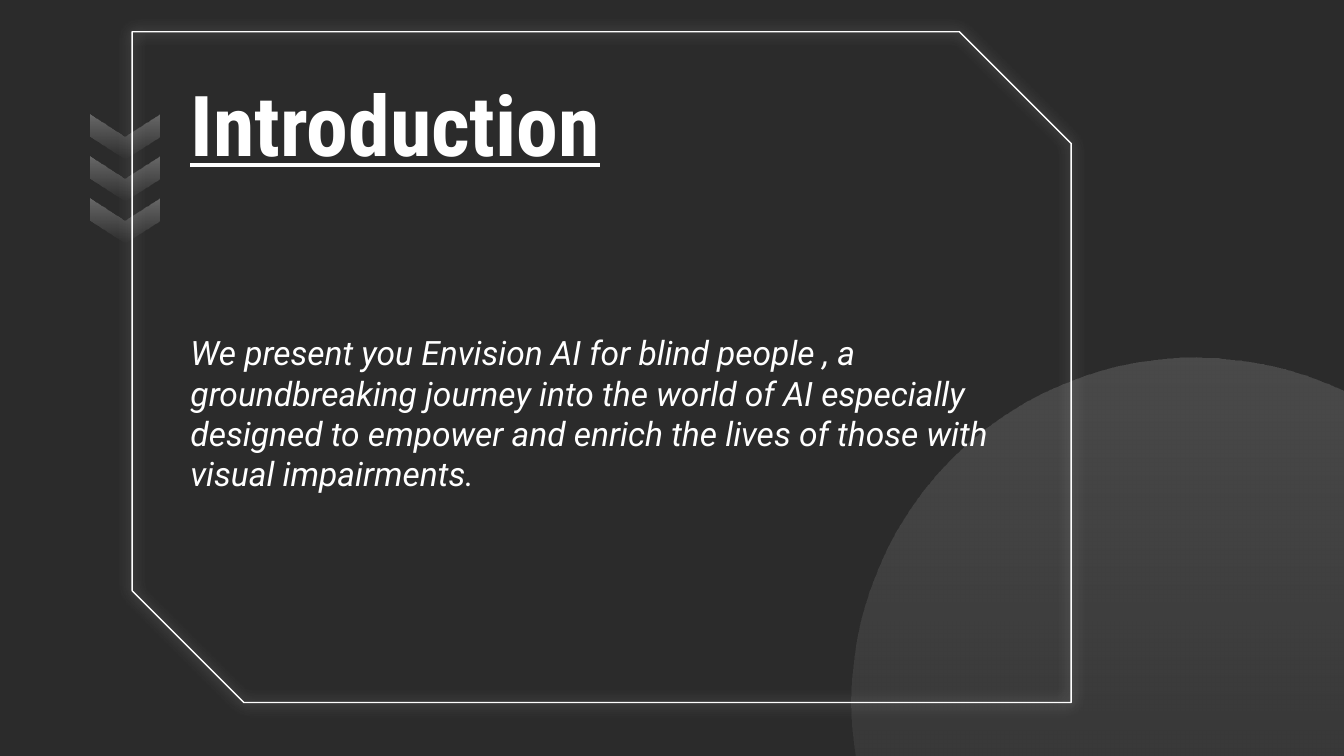
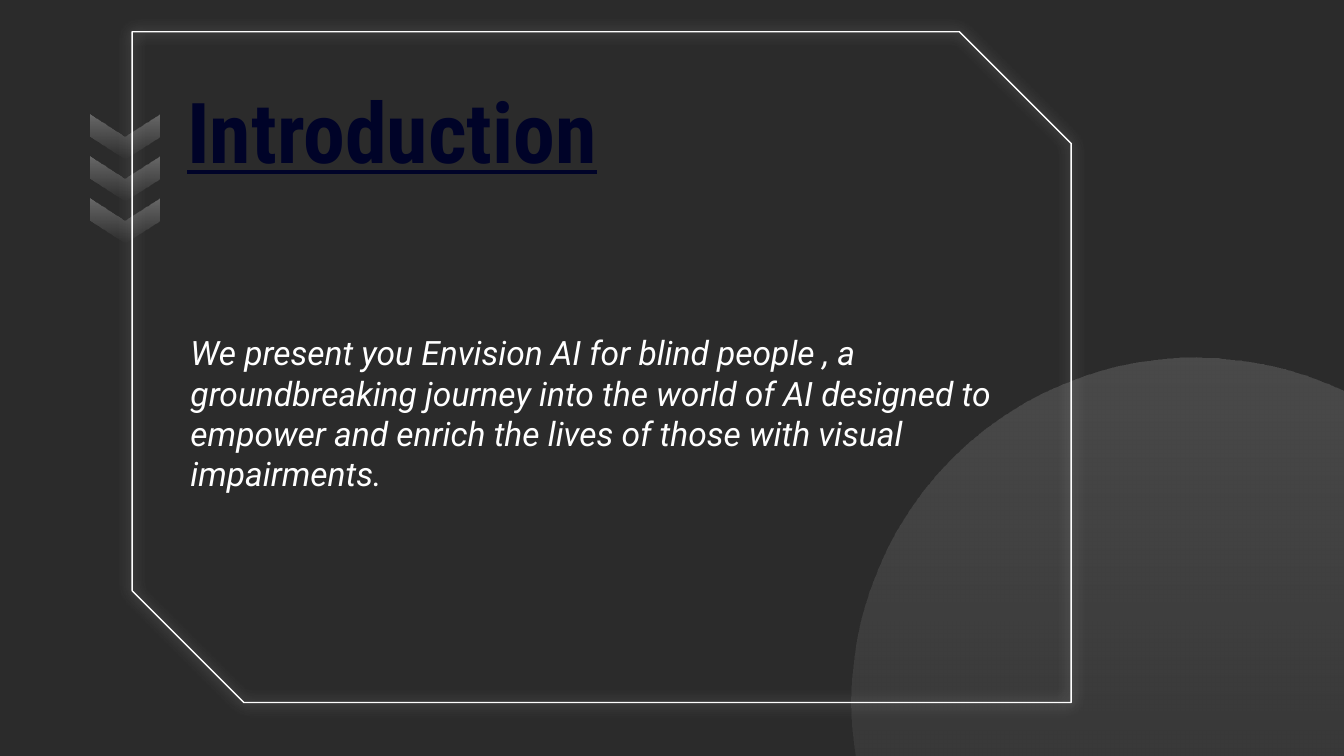
Before and after one commit to Ivin-Mathew/08-CodeVision, a slide deck: slide 2 of Presentation/ENVISIONAI KODIKON.pptx. Drawn at 1344x756 pixels with LibreOffice and Linux fonts; fonts in the diff are those of the drawing; background and template pictures are left out; a plain dark background stands for a picture behind light text. Boxes give left, top, right and bottom in pixels: in the first picture for what was removed or moved away, otherwise in the second. Text is boxed around its words. In the diff, an @@ line names an element or a change of style, - is before the commit and + after.

Commit message:
Updates presentation

```diff
--- a/Presentation/ENVISIONAI KODIKON.pptx
+++ b/Presentation/ENVISIONAI KODIKON.pptx
@@ title "Introduction": place and size @@
-title "Introduction" at bbox=[190, 93, 600, 167]
+title "Introduction" at bbox=[187, 100, 597, 174]
@@ title "Introduction" at bbox=[187, 100, 597, 174]: text colour #FFFFFF to #000328 @@
@@ subtitle at bbox=[190, 339, 991, 493]: text changed @@
-We present you Envision AI for blind people , a groundbreaking journey into the world of AI especially designed to empower and enrich the lives of those with visual impairments.
+We present you Envision AI for blind people , a groundbreaking journey into the world of AI designed to empower and enrich the lives of those with visual impairments.
```
Also in this commit, not shown: 5 other slides changed, 3 slides added, 4 slides removed.
